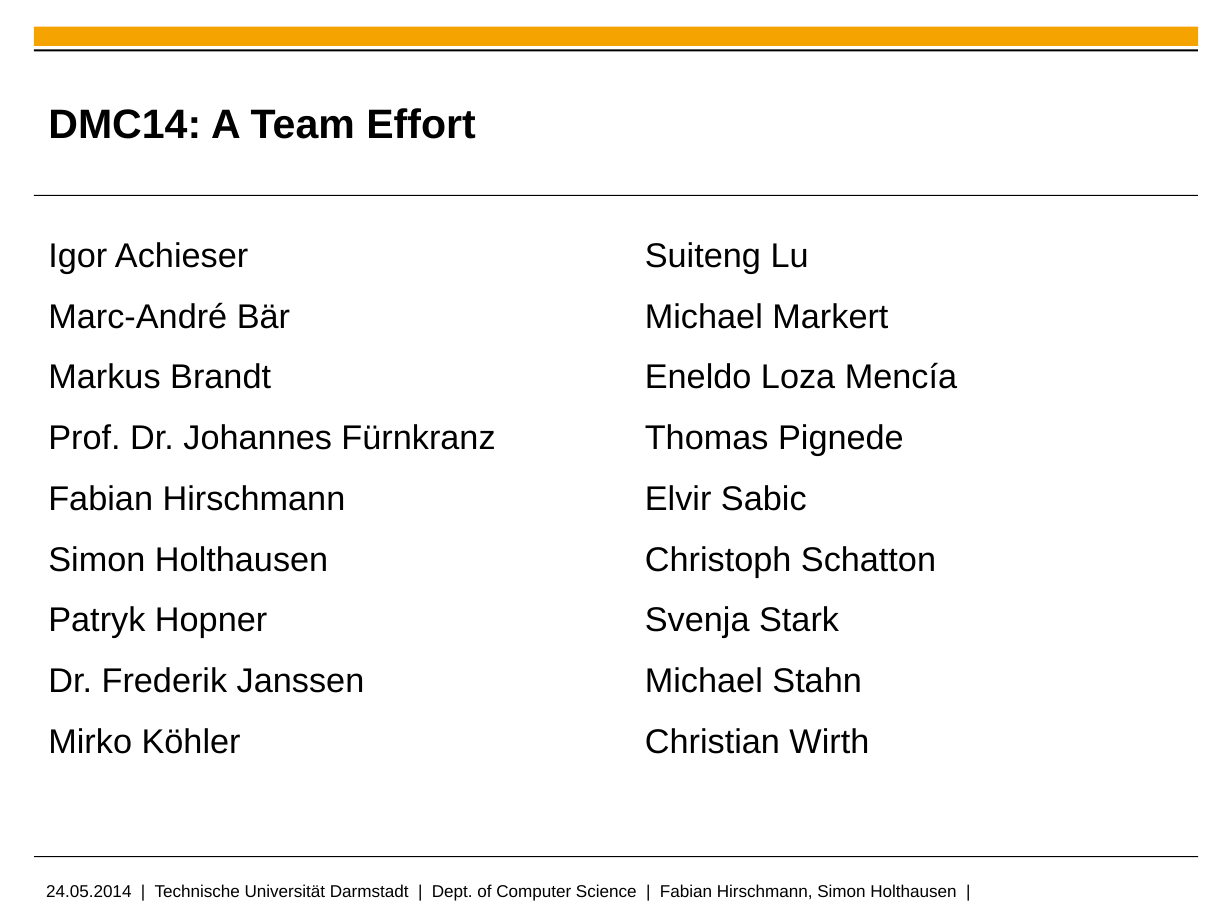
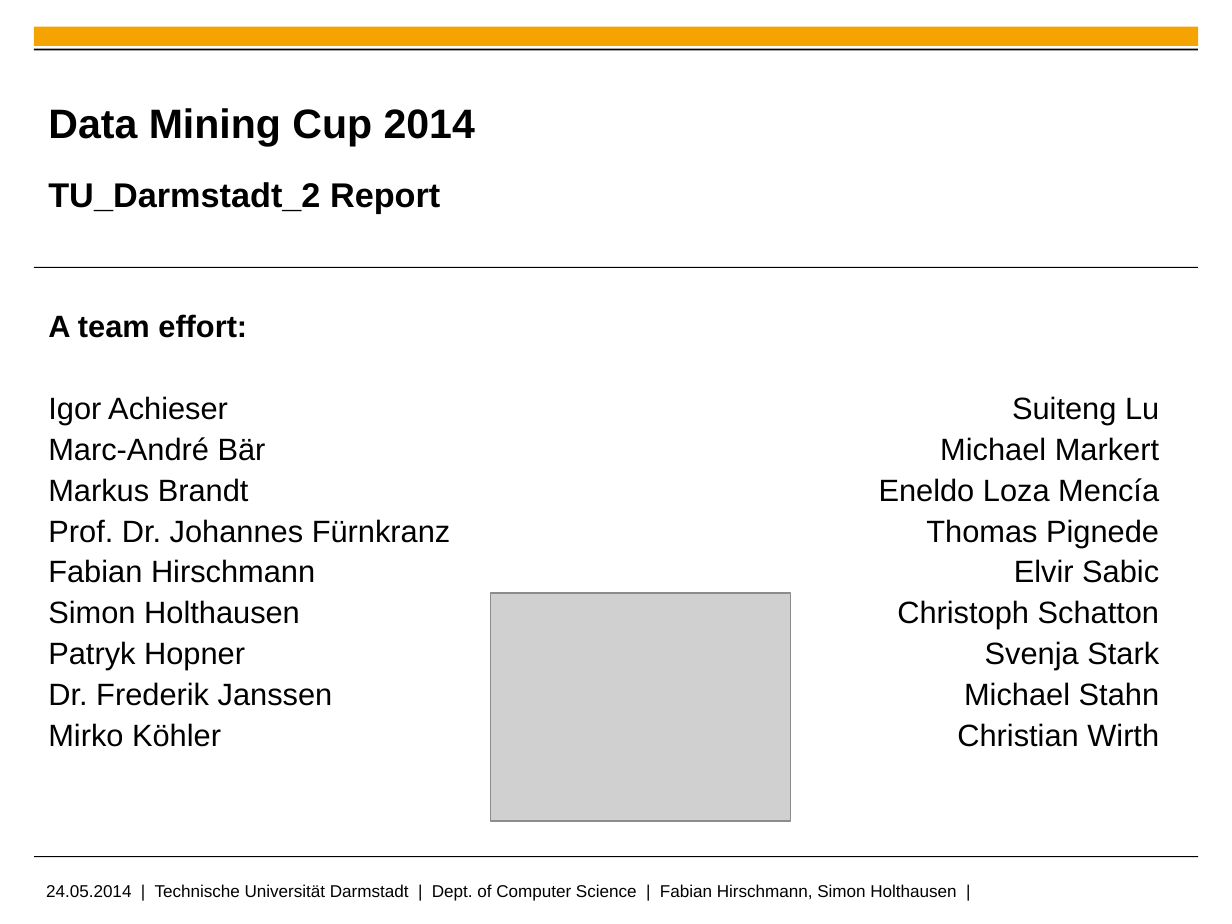
Before and after one commit to fhirschmann/ml_dmc2014, a slide deck: slide 1 of doc/pres-prudsys.pptx (slide 2 before the commit). Drawn at 1232x924 pixels with LibreOffice and Linux fonts; fonts in the diff are those of the drawing; grey boxes stand for pictures; background and template pictures are left out. Boxes give left, top, right and bottom in pixels: in the first picture for what was removed or moved away, otherwise in the second. Text is boxed around its words. In the diff, an @@ line names an element or a change of style, - is before the commit and + after.

Commit message:
update presentation

```diff
--- a/doc/pres-prudsys.pptx
+++ b/doc/pres-prudsys.pptx
@@ title at (48,108,475,147): text changed @@
-DMC14: A Team Effort
+Data Mining Cup 2014
@@ line removed from (33, 196) to (1198, 196) @@
@@ subtitle added at (48,182,440,214), 20 pt, text #000000, bold @@
+TU_Darmstadt_2 Report
@@ rectangle added at (33,267,1198,269), fill #000000 @@
@@ text at (48,314,247,338): paragraph added @@
+A team effort:
@@ text "A team effort:": place and size @@
-text "A team effort:" at (48,242,495,754)
+text "A team effort:" at (48,314,451,747)
@@ text "Suiteng Lu": place and size @@
-text "Suiteng Lu" at (645,242,957,754)
+text "Suiteng Lu" at (879,396,1160,747)
@@ text "Suiteng Lu" at (879,396,1160,747): size 20 to 18 pt; alignment left to right; line spacing 1.3 to 1; less space between paragraphs @@
@@ text at (48,396,451,747): size 20 to 18 pt; line spacing 1.3 to 1; less space between paragraphs @@
@@ picture added at (490,593,791,821) @@
```
Also in this commit, not shown: 1 slide removed.
